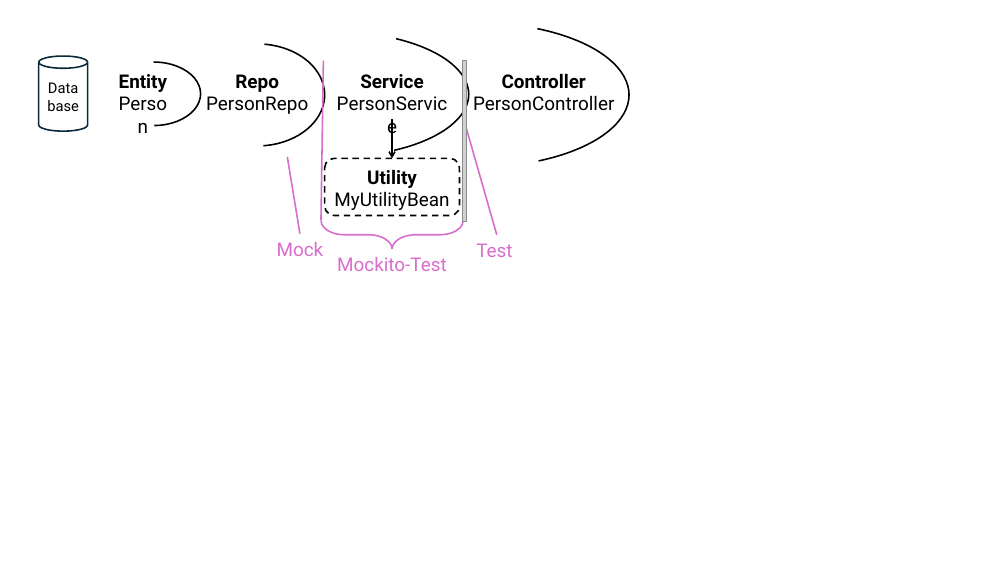
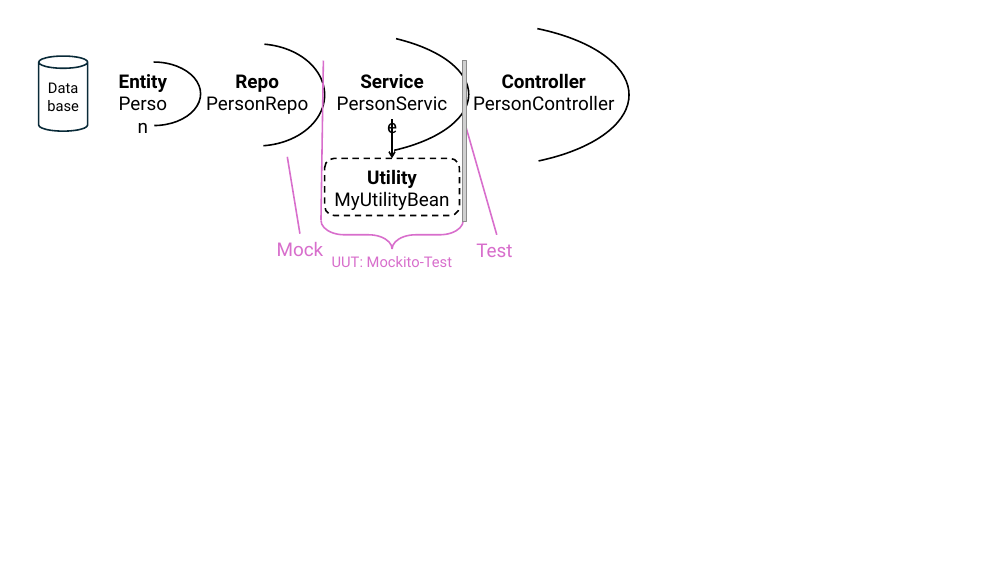
Before and after one commit to it-ninjas/labs, a slide deck: slide 3 of content/en/docs/java/spring-boot/spring-boot-testing/zwiebelprinzip.pptx. Drawn at 1008x567 pixels with LibreOffice and Linux fonts; fonts in the diff are those of the drawing; grey boxes stand for pictures. Boxes give left, top, right and bottom in pixels: in the first picture for what was removed or moved away, otherwise in the second. Text is boxed around its words. In the diff, an @@ line names an element or a change of style, - is before the commit and + after.

```diff
--- a/content/en/docs/java/spring-boot/spring-boot-testing/zwiebelprinzip.pptx
+++ b/content/en/docs/java/spring-boot/spring-boot-testing/zwiebelprinzip.pptx
@@ text at (x1=332, y1=256, x2=452, y2=267): text changed; size 18 to 14 pt @@
-Mockito-Test
+UUT: Mockito-Test
```
Also in this commit, not shown: 1 other slide changed, 3 other files.
